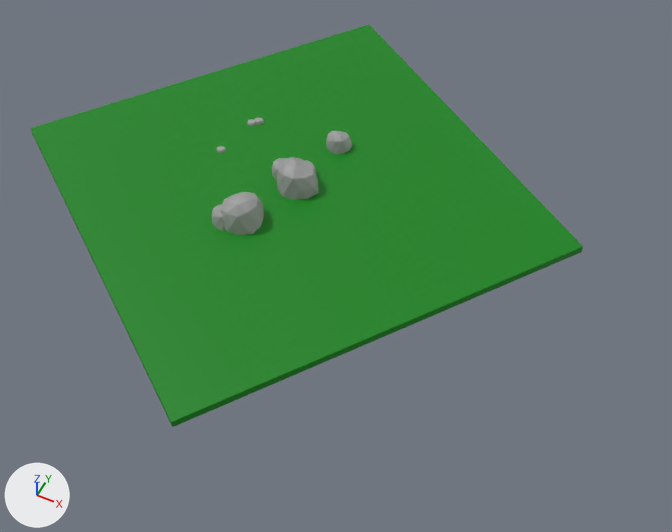
An edit to the glTF model rock.glb, drawn before and after from the same camera.
Camera for both pictures: a 50 mm camera at (17.5, -29.7, 32.4) aimed at (4.2, -3.1, -0.8). Lighting does not change. The marker at lower left points along +X, +Y and +Z. Where no turn or scale is listed for an object, it has been applied to the vertices.
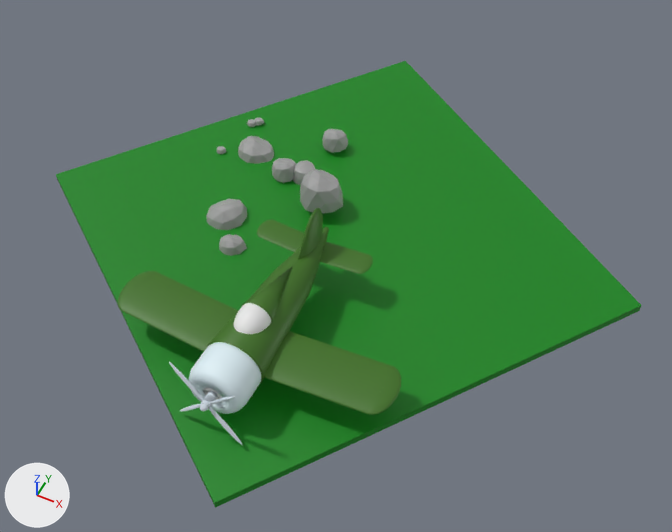
The edits, one by one:
Material 'Material.018' (mat_material_018) is new.
Its base color is (0.359, 0.359, 0.359) (grey #a2a2a2).
Material 'Material.017' (mat_material_017) is new.
Its base color is (0.0474, 0.163, 0.0116) (dark green #3d701c).
Material 'Material.016' (mat_material_016) is new.
Its base color is (0.723, 0.859, 0.911) (white #ddeef5).
Material 'Material.015' (mat_material_015) is new.
Its base color is (0.648, 0.73, 0.8) (white #d3dee7).
Material 'Material.014' (mat_material_014) is new.
Its base color is (0.8, 0.8, 0.8) (white #e7e7e7).
Mesh me_icosphere_003 is new.
It has 42 vertices, 80 faces and spans x -1.02..1.22, y -1.06..1.0, z -0.53..1.06.
It uses material mat_material_018 (grey #a2a2a2).
Mesh me_cube_004 is new.
It consists of a box spanning x -0.07..0.07, y -0.14..0.14, z -1.0..1.0; a box spanning x -1.0..1.0, y -0.14..0.14, z -0.07..0.07.
Mesh me_cube_005 is new.
It has 16 vertices, 24 faces and spans x -0.76..0.76, y -0.14..0.14, z -0.76..0.76.
Mesh me_cylinder_006 is new.
It has 2652 vertices, 5224 faces and spans x -6.43..6.41, y -4.08..4.08, z -1.31..2.32.
It uses material mat_material_017 (dark green #3d701c).
Mesh me_cylinder_007 is new.
It has 320 vertices, 636 faces and spans x -1.28..1.28, y -0.92..0.92, z -1.28..1.28.
It uses material mat_material_016 (white #ddeef5).
Mesh me_cylinder_008 is new.
It is a 32-sided cylinder along y spanning x -0.93..0.93, y -0.3..0.3, z -0.93..0.93.
Mesh me_sphere_004 is new.
It has 2474 vertices, 4924 faces and spans x -1.62..1.63, y -0.35..0.9, z -1.64..1.6.
It uses material mat_material_015 (white #d3dee7).
Mesh me_sphere_005 is new.
It is a UV sphere (32 segments, 16 rings, poles along z) spanning x -0.7..0.7, y -1.16..1.16, z -0.7..0.7.
It uses material mat_material_014 (white #e7e7e7).
Object 'Icosphere' (ob_icosphere) moves from (0.38, 0.07, 0.69) to (2.12, -0.71, 1.21).
Object 'Icosphere.005' (ob_icosphere_005) moves from (-0.87, -3.3, 0.69) to (-1.74, -3.3, -0.16).
Object 'Icosphere.003' (ob_icosphere_003) moves from (0.89, 3.65, 0.48) to (0.73, 3.54, 0.65).
Object 'Cube' (ob_cube) moves from (0.0, 0.0, 0.0) to (3.37, -2.22, -0.13).
Object 'Icosphere.009' (ob_icosphere_009) is new; it shows me_icosphere_003.
Its location is (-2.83, 1.49, -0.23).
Object 'Cube.004' (ob_cube_004) is new; it shows me_cube_004.
Its location is (4.03, -13.35, 2.08).
Object 'Cube.005' (ob_cube_005) is new; it shows me_cube_005.
Its location is (4.03, -13.35, 2.08).
Object 'Cylinder.006' (ob_cylinder_006) is new; it shows me_cylinder_006.
Its location is (4.0, -7.79, 1.99).
Object 'Cylinder.007' (ob_cylinder_007) is new; it shows me_cylinder_007.
Its location is (4.0, -12.68, 1.99).
Object 'Cylinder.008' (ob_cylinder_008) is new; it shows me_cylinder_008.
Its location is (4.0, -12.92, 1.99).
Object 'Sphere.002' (ob_sphere_002) is new; it shows me_sphere_004.
Its location is (3.97, -14.0, 1.97).
Object 'Sphere.005' (ob_sphere_005) is new; it shows me_sphere_005.
Its location is (3.98, -10.17, 2.94).

Where the change shows, as pixel boxes [x1, y1, x2, y2] in the pictures (672 x 532 px):
'Cube', moved
    before: [30, 25, 583, 427]
    after: [56, 61, 642, 508]
'Cylinder.006', added (green)
    after: [118, 208, 401, 414]
'Cylinder.007', added
    after: [189, 342, 262, 414]
'Icosphere', moved
    before: [277, 157, 319, 200]
    after: [300, 169, 343, 213]
'Icosphere.005', moved
    before: [220, 192, 264, 235]
    after: [206, 199, 247, 230]
'Sphere.005', added
    after: [233, 303, 271, 334]
'Icosphere.009', added
    after: [238, 136, 274, 164]
'Sphere.002', added
    after: [169, 362, 243, 445]
'Icosphere.003', moved
    before: [326, 131, 352, 154]
    after: [322, 129, 349, 153]
'Cube.005', added
    after: [203, 388, 222, 399]
'Cube.004', added
    after: [204, 387, 221, 400]
